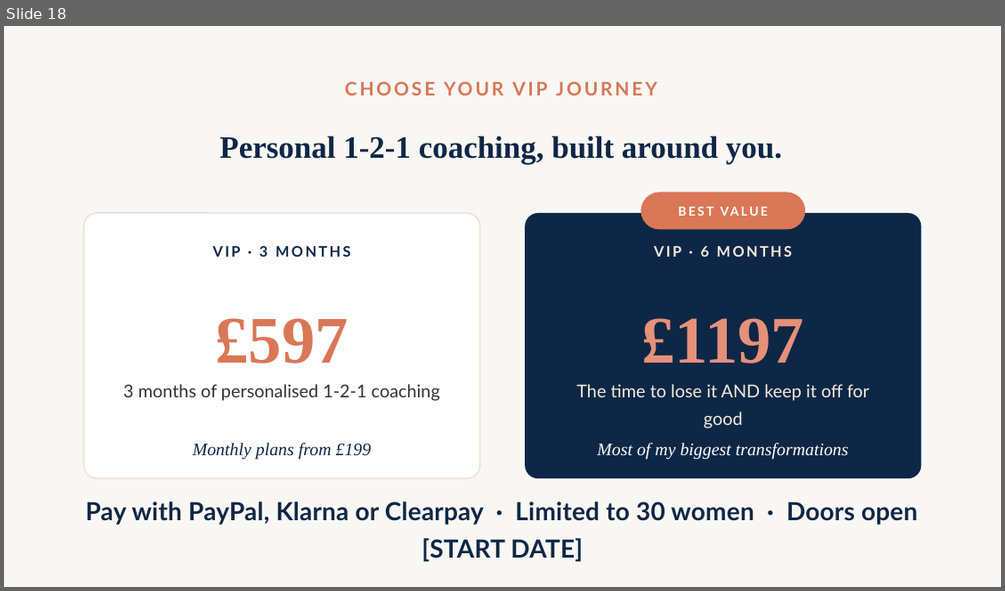
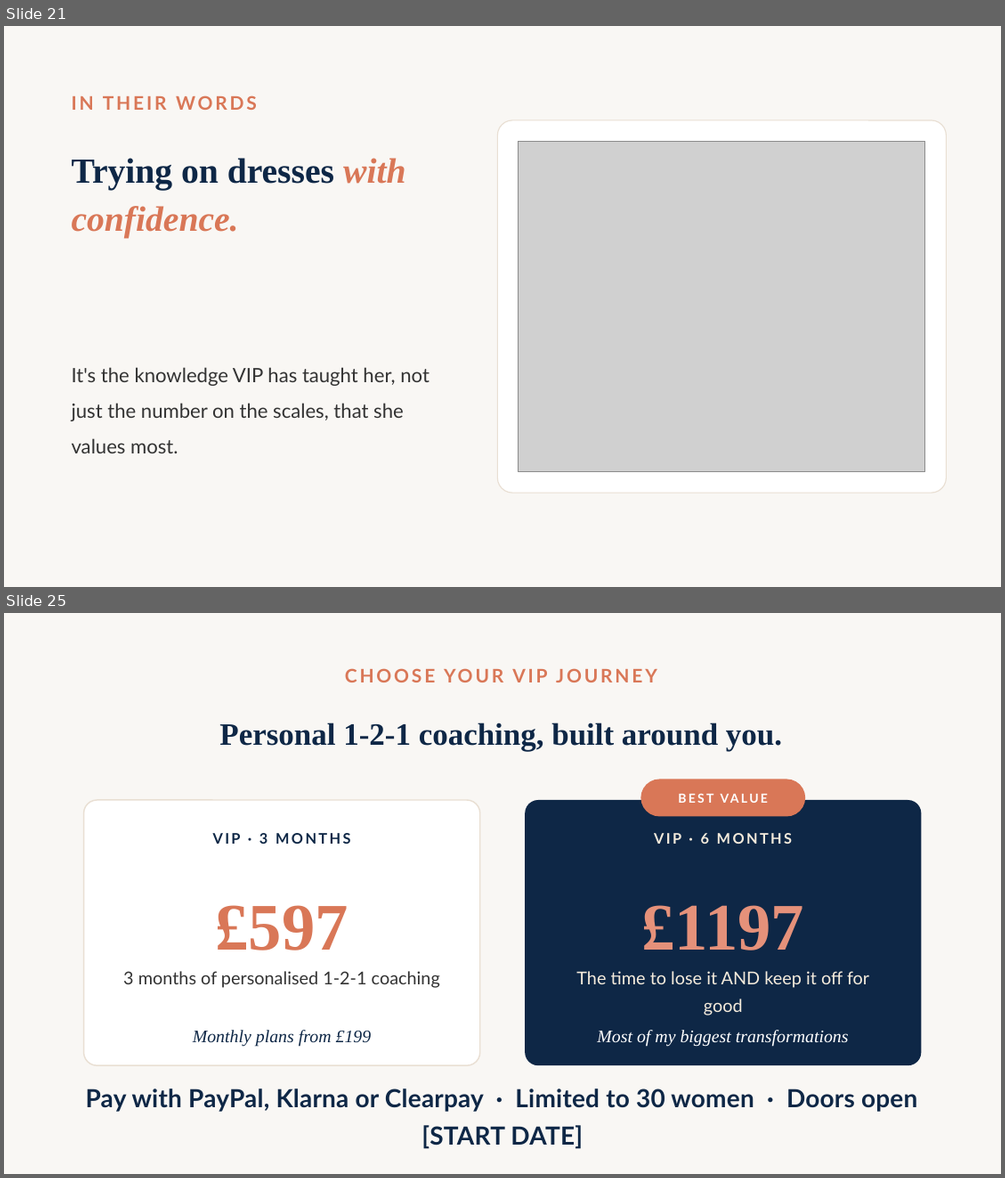
Before and after one commit to WeAreWLA/21-day-reset, a slide deck: wla-vip-121-deck.pptx. Shown one above the other, each under a label of ours: slide 18 before the commit, slides 21 and 25 after it; the slides between them are not shown. The pictures are 1005x591 and 1005x1178 pixels, drawn with LibreOffice and Linux fonts; fonts in the diff are those of the drawing; grey boxes stand for pictures. Boxes give left, top, right and bottom in pixels: in the first picture for what was removed or moved away, otherwise in the second. Text is boxed around its words. In the diff, an @@ line names an element or a change of style, - is before the commit and + after.

Commit message:
VIP deck: add more testimonials + remove label/heading rule
- Add testimonial slides from the original deck: Carly, Moira, Denise,
  Sally, Sam (before/after photos) plus two client message screenshots
- Unify all testimonials into a reusable square-photo template (incl. Jill)
- Remove the coral rule between eyebrow labels and headings throughout
- Add the testimonial images to assets (compressed to JPG)

```diff
--- a/wla-vip-121-deck.pptx
+++ b/wla-vip-121-deck.pptx
@@ slide 21 added at [4, 26, 1001, 587], background #FFFFFF @@
@@ rectangle added at [4, 26, 1001, 587], fill #F9F7F4 @@
@@ text added at [72, 95, 257, 110], 18 pt, text #D97757, bold @@
+IN THEIR WORDS
@@ rounded rectangle added at [498, 120, 947, 492], fill #FFFFFF, outline #E9DFD3 1 pt @@
@@ text added at [72, 158, 405, 238], 34 pt, text #0E2746, bold @@
+Trying on dresses with confidence.
@@ picture added at [518, 141, 925, 472] @@
@@ text added at [72, 367, 429, 453], 19 pt, text #333333 @@
+It's the knowledge VIP has taught her, not just the number on the scales, that she values most.
@@ what was slide 18 is now slide 25 @@
```
Also in this commit, not shown: 15 slides changed, 7 other slides added, 1 slide removed, 8 other files.
